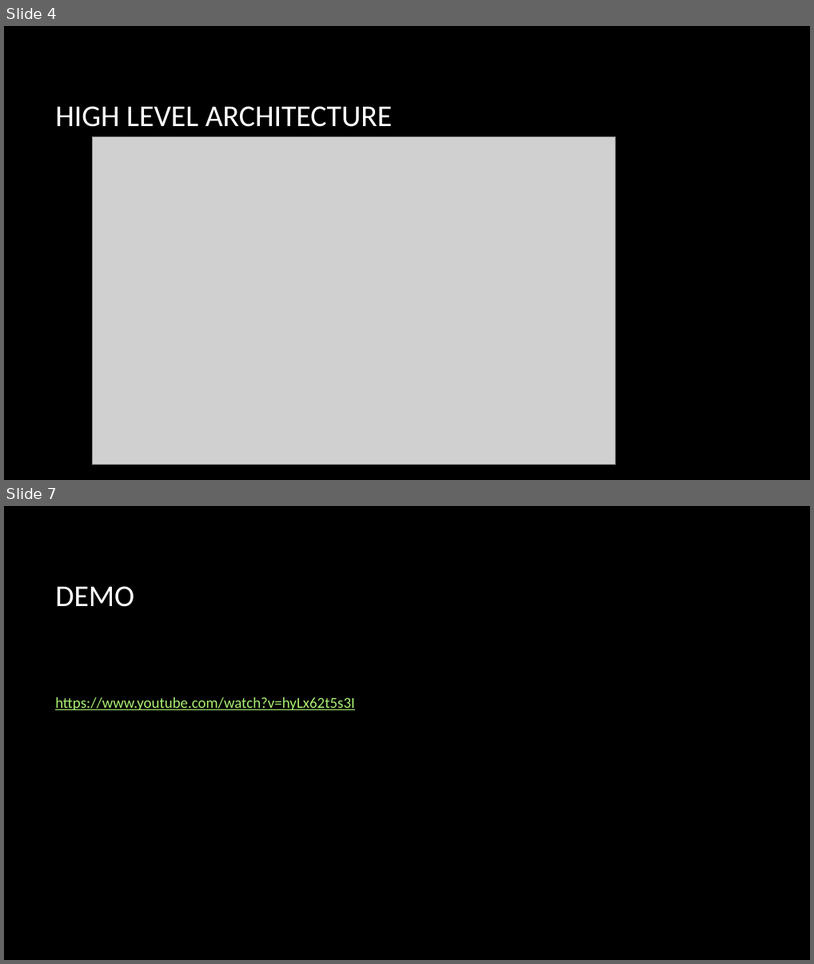
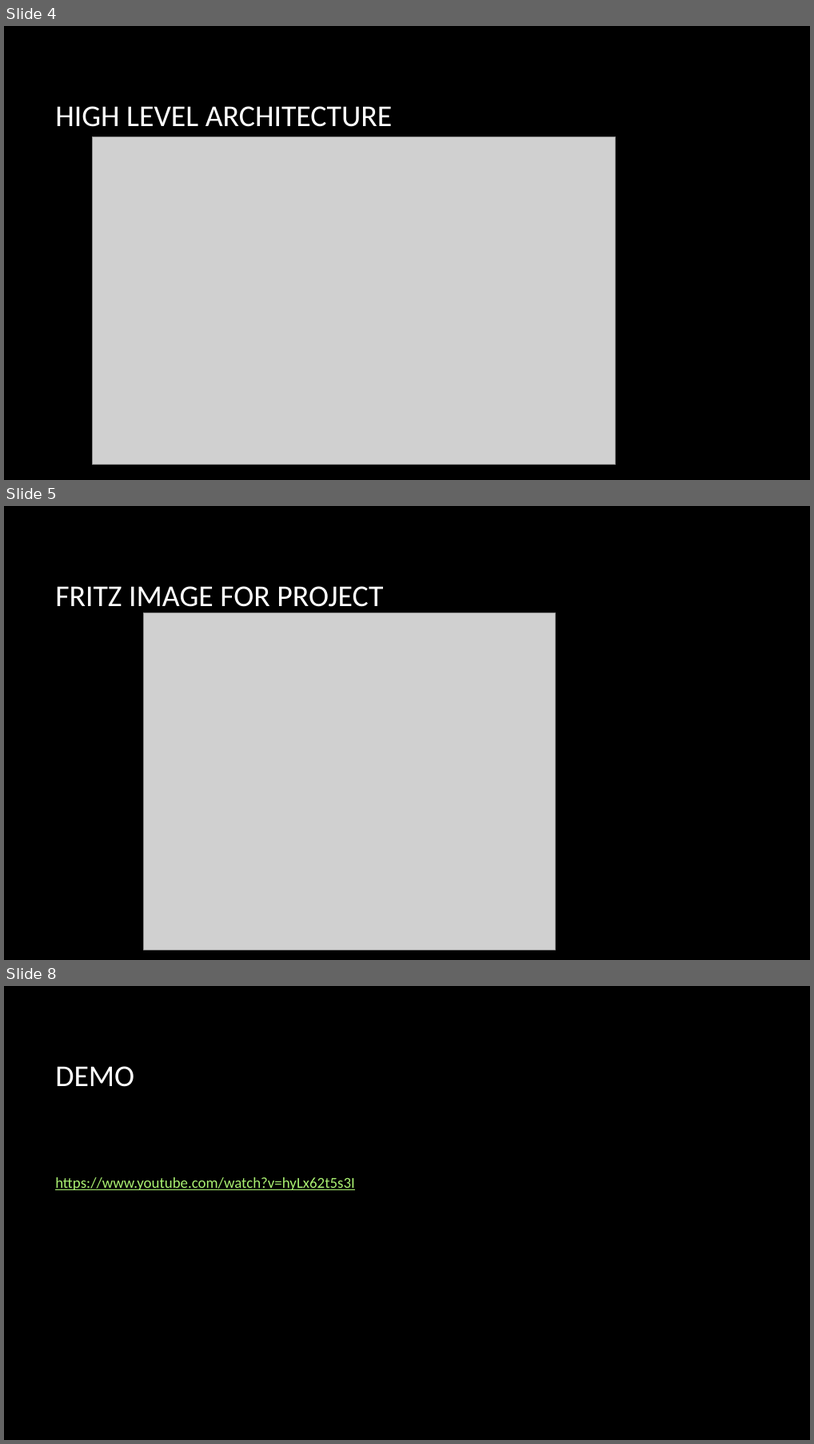
Before and after one commit to petabyte/IonT, a slide deck: presentation/IOT- SEIS785.pptx. Shown one above the other, each under a label of ours: slides 4 and 7 before the commit, slides 4, 5 and 8 after it; the slides between them are not shown. The pictures are 814x964 and 814x1444 pixels, drawn with LibreOffice and Linux fonts; fonts in the diff are those of the drawing; grey boxes stand for pictures; background and template pictures are left out. Boxes give left, top, right and bottom in pixels: in the first picture for what was removed or moved away, otherwise in the second. Text is boxed around its words. In the diff, an @@ line names an element or a change of style, - is before the commit and + after.

Commit message:
Added Fritz to presentation

```diff
--- a/presentation/IOT- SEIS785.pptx
+++ b/presentation/IOT- SEIS785.pptx
@@ slide 5 added at (4,506,810,960), background picture (left out) @@
@@ title added at (55,586,383,614), 36 pt, text #FFFFFF @@
+FRITZ IMAGE FOR PROJECT
@@ picture added at (144,613,555,949) @@
@@ what was slide 7 is now slide 8 @@
```
Also in this commit, not shown: 2 slides changed, 2 other files.
